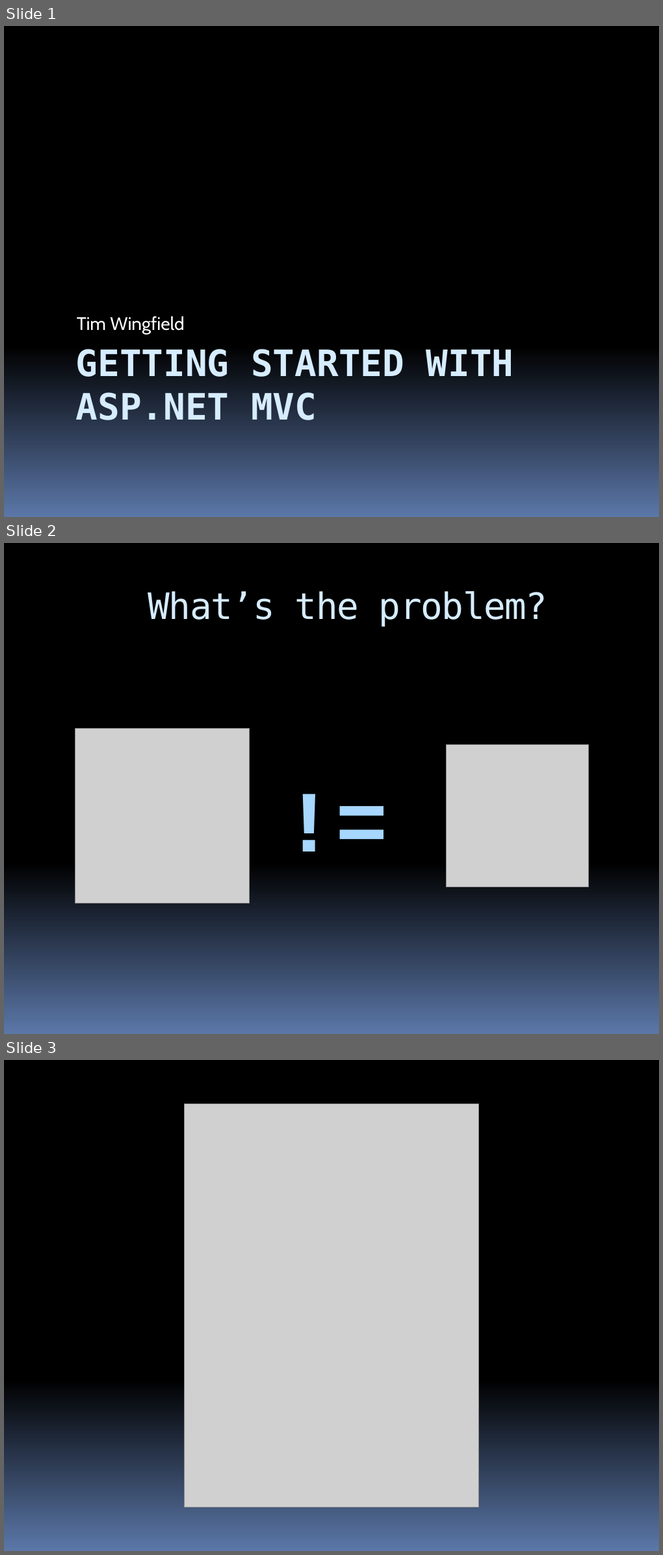
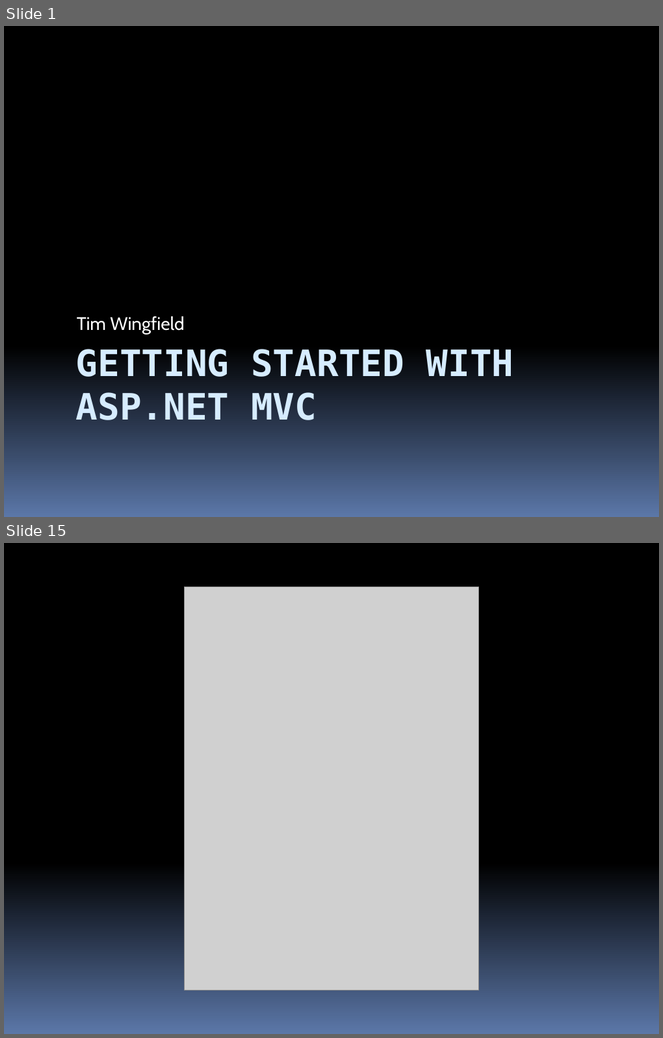
Before and after one commit to stevenharman/codeincubator, a slide deck: Samples/Getting-Started-With-MVC/Getting Started with MVC.pptx. Shown one above the other, each under a label of ours: slides 1, 2 and 3 before the commit, slides 1 and 15 after it; the slides between them are not shown. The pictures are 663x1555 and 663x1038 pixels, drawn with LibreOffice and Linux fonts; fonts in the diff are those of the drawing; grey boxes stand for pictures; background and template pictures are left out. Boxes give left, top, right and bottom in pixels: in the first picture for what was removed or moved away, otherwise in the second. Text is boxed around its words. In the diff, an @@ line names an element or a change of style, - is before the commit and + after.

Commit message:
Updated with new pictures and better flow for Cincy and Dayton UG presentations.

```diff
--- a/Samples/Getting-Started-With-MVC/Getting Started with MVC.pptx
+++ b/Samples/Getting-Started-With-MVC/Getting Started with MVC.pptx
@@ slide 2 removed at (4,543,659,1034), background gradient #000000 to #5B77A8; not listed: 4 template elements that a slide beside it also shows @@
@@ title removed at (148,591,548,626) @@
-What’s the problem?
@@ picture removed at (75,728,250,903) @@
@@ picture removed at (446,745,588,887) @@
@@ text removed at (277,761,469,874) @@
-!=
@@ what was slide 3 is now slide 15 @@
```
Also in this commit, not shown: 3 slides changed, 17 slides added, 6 other slides removed.
